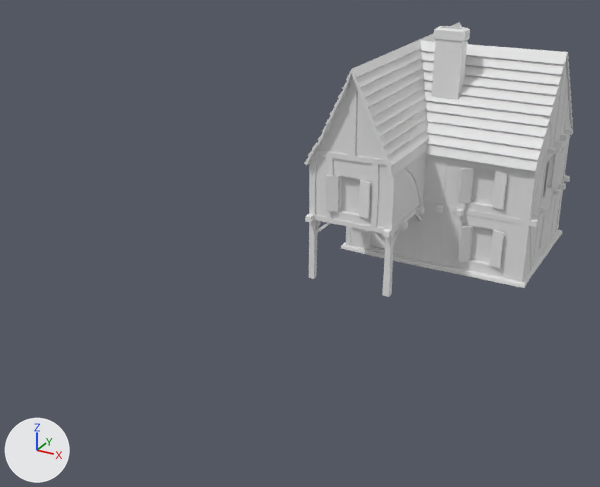
The Blender file assets/Models/Structures/school.blend, before and after one commit.
Before and after are seen from a camera (50 mm lens) standing at (11.2, -33.8, 14.9) and looking at (-2.6, -8.8, 2.4). Arrows for +X, +Y and +Z are at lower left; the lights stay in place.

In view in the first picture: 'school'.
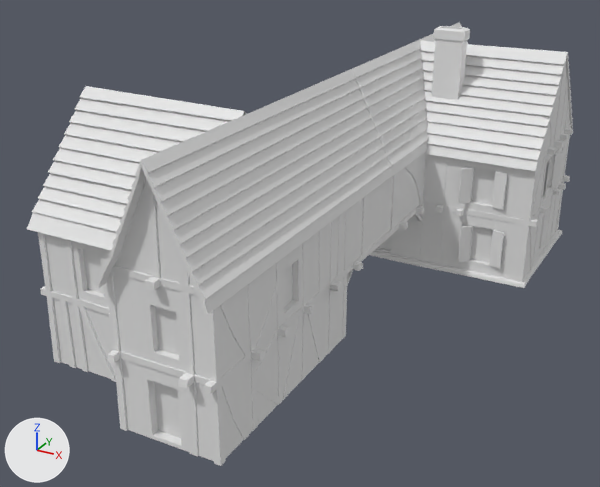
The newer file is also turned or shifted as a whole; pictures and numbers use the older file's frame.

The change, as a list of edits to the scene's bpy script:
```text
Change me_school:
    used by ob_school; location = (0.0, 0.0, 0.0)
    remove me_school.from_pydata(...)  # 1626 vertices, 2663 faces; spans x -3.57..4.91, y -7.13..4.97, z -0.03..9.56
    add me_school.from_pydata(...)  # 2950 vertices, 4720 faces, 5 loose edges; spans x -7.87..4.91, y -18.95..4.97, z -0.01..9.56
    me_school part 1: the loose piece of 132 vertices spanning x -3.42..0.31, y -7.05..4.89, z 4.87..8.76 is copied, and the copy is moved by (0.08, -11.88, 0.0); it spans x -3.34..0.4, y -18.93..-6.99, z 4.87..8.76
    me_school part 2: the loose piece of 132 vertices spanning x -1.46..4.63, y -3.56..2.99, z 4.84..8.78 is copied, and the copy is turned 180 degrees about the z axis through its middle, then moved by (-6.35, -13.42, 0.0); it spans x -7.81..-1.72, y -16.97..-10.43, z 4.84..8.78
    me_school part 3: a new loose piece of 772 vertices spanning x -7.87..0.61, y -18.95..-9.77, z 0.12..8.68, in mat_school (its picture is missing)
    me_school part 4: a new loose piece of 185 vertices spanning x -3.49..0.6, y -12.57..-6.95, z 1.93..8.66, in mat_school (its picture is missing)
    me_school part 5: a new loose piece of 107 vertices spanning x -7.5..0.3, y -18.58..-6.31, z 0.13..8.61, in mat_school (its picture is missing)
    me_school part 6: a new loose piece of 18 vertices spanning x 0.03..0.26, y -11.92..-10.21, z 3.46..5.03, in mat_school (its picture is missing)
    me_school part 7: 20 vertices removed from x -3.27..-2.99, y -6.8..-6.54, z -0.03..2.16
    me_school part 8: 20 vertices removed from x 0.01..0.29, y -6.78..-6.51, z -0.03..2.16
```

Location of each change, (x1, y1, x2, y2) in pixels of the pictures (600 x 487 px):
'school', reshaped (103% wider, 61% taller): before (304, 22, 573, 297); after (27, 22, 573, 466)
part 1 of me_school, added: after (96, 69, 393, 314)
part 2 of me_school, added: after (27, 86, 247, 250)
part 3 of me_school, added: after (38, 178, 363, 466)
part 4 of me_school, added: after (329, 195, 389, 292)
part 5 of me_school, added: after (45, 177, 393, 461)
part 6 of me_school, added: after (330, 207, 351, 263)
part 7 of me_school, deleted: before (309, 220, 330, 279)
part 8 of me_school, deleted: before (373, 229, 399, 297)
